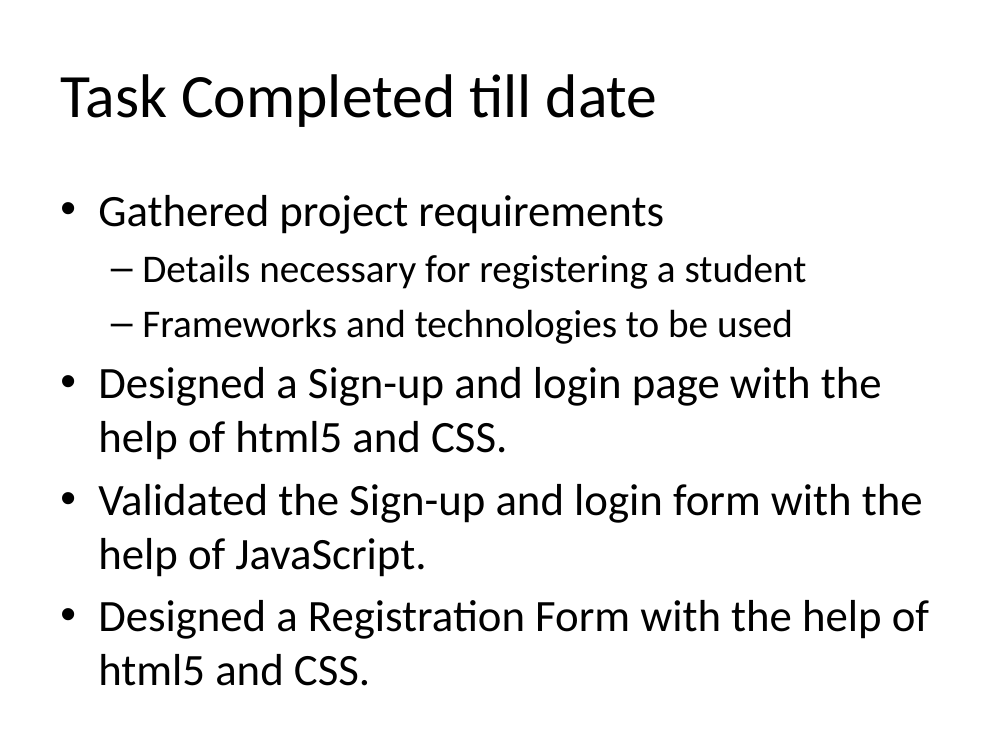
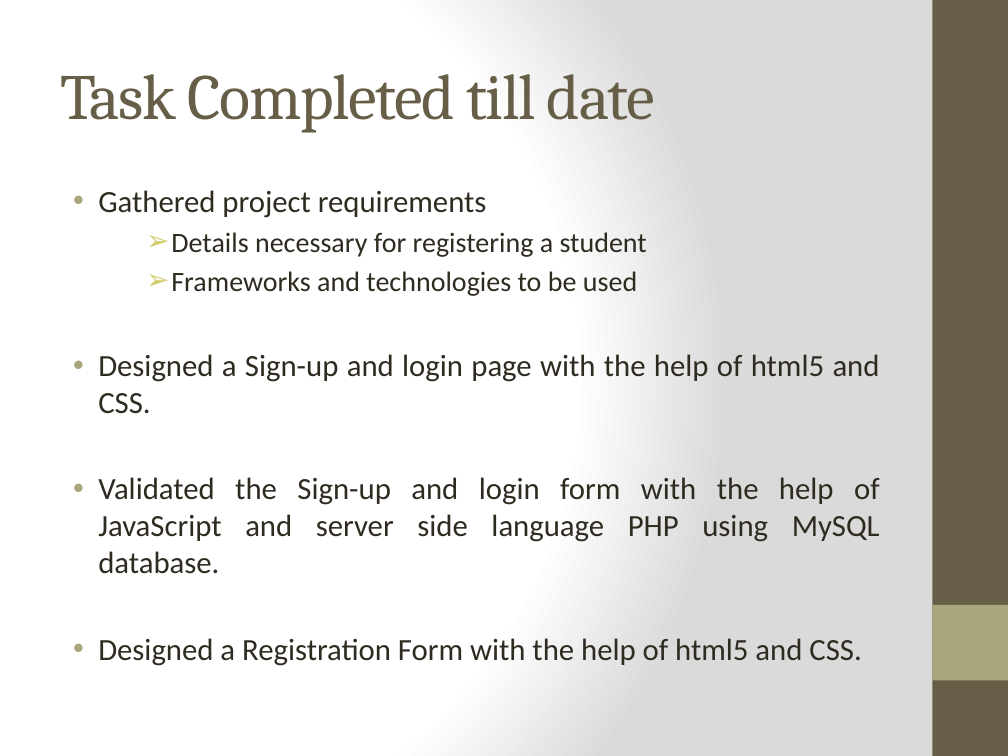
Before and after one commit to abhiyankgoyal/internshipProject, a slide deck: slide 6 of Internship Presentation.pptx. Drawn at 1008x756 pixels with LibreOffice and Linux fonts; fonts in the diff are those of the drawing; background and template pictures are left out. Boxes give left, top, right and bottom in pixels: in the first picture for what was removed or moved away, otherwise in the second. Text is boxed around its words. In the diff, an @@ line names an element or a change of style, - is before the commit and + after.

```diff
--- a/Internship Presentation.pptx
+++ b/Internship Presentation.pptx
@@ background #FFFFFF to gradient #FFFFFF to #DADADA @@
@@ rectangle added at (932,0,1008,756), fill #675E47 @@
@@ title "Task Completed till date" at (60,74,655,133): size 44 to 46 pt, font Calibri to Cambria, text colour #000000 to #675E47, letter spacing 0 to -1 pt @@
@@ text at (98,190,880,666): size 32 to 22 pt in "Gathered project requirements", "Designed a Sign-up and login page with ...", "Designed a Registration Form with the help ..."; text colour #000000 to #2F2B20 in "Gathered project requirements", "Details necessary for registering a student", "Frameworks and technologies to be used", "Designed a Sign-up and login page with ..." and 1 more places; size 28 to 20 pt in "Details necessary for registering a student", "Frameworks and technologies to be used"; alignment left to justified; indent changed; less space between paragraphs; bullet – to ➢; list level 2 to 3 in "Details necessary for registering a ..."; list level 2 to 3 in "Frameworks and technologies to be ..." @@
@@ text at (98,477,880,574): text changed; size 32 to 22 pt; text colour #000000 to #2F2B20 @@
-• Validated the Sign-up and login form with the help of JavaScript.
+• Validated the Sign-up and login form with the help of JavaScript and server side language PHP using MySQL database.
@@ rectangle added at (932,605,1008,680), fill #A9A57C @@
```
Also in this commit, not shown: 16 other slides changed, 6 slides added, 4 slides removed.
